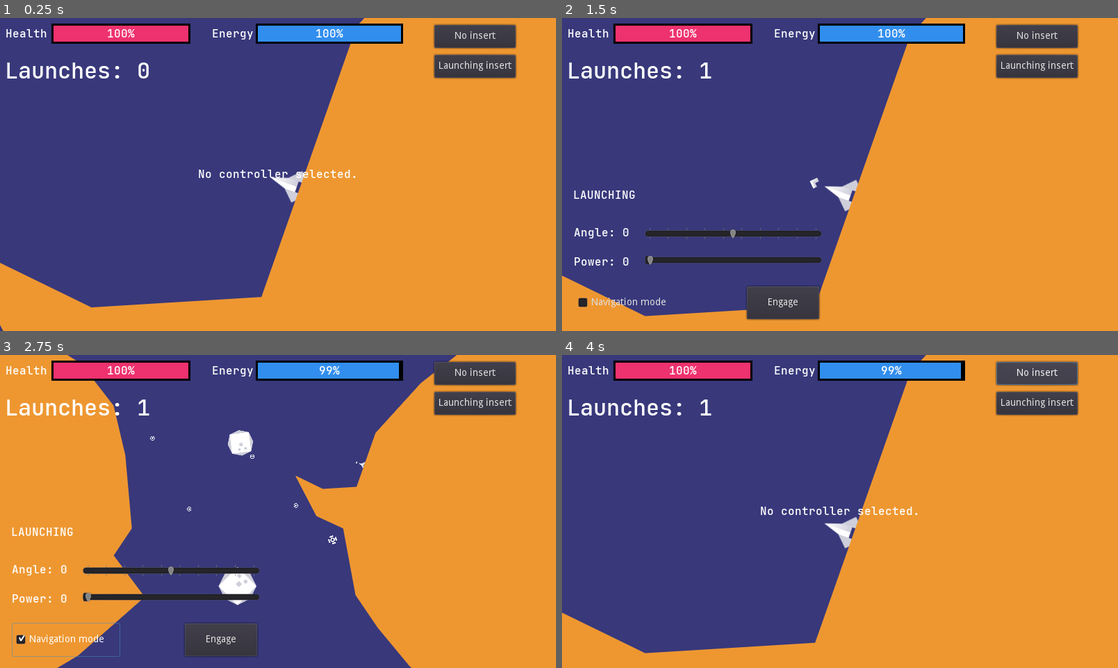
Above: before the commit, frames 1-4 (two rows, left to right).
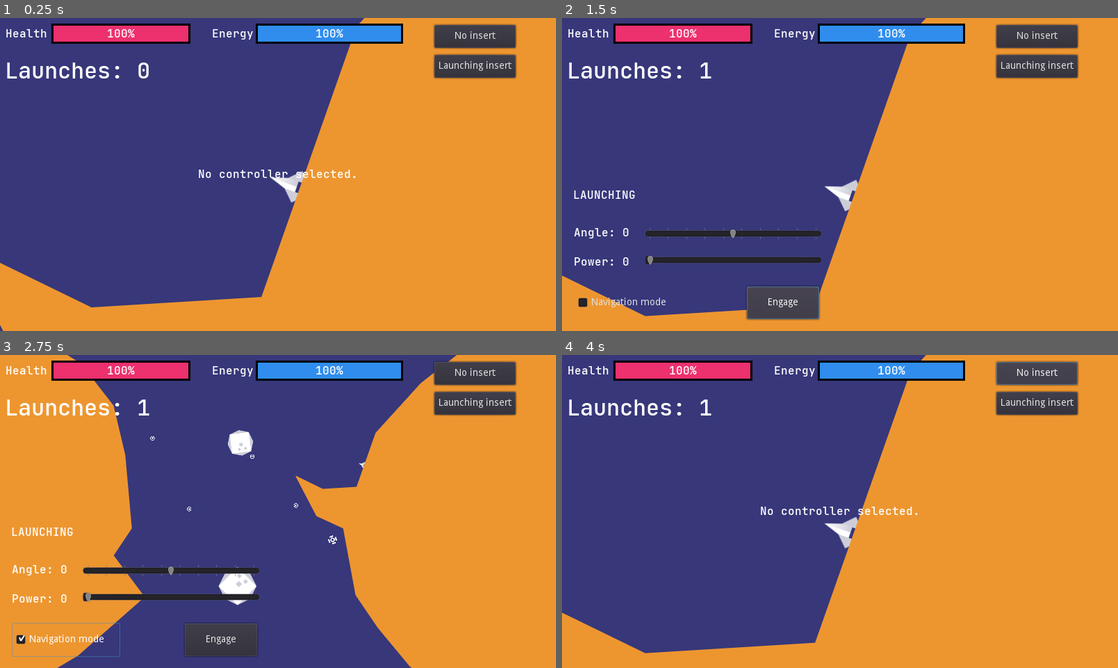
Above: after the commit, the same moments.

Repository: enricllagostera/de-volta
Game: Godot game, scene res://scenes/Game.tscn
The game is run twice, just before and just after one commit, with the same random seed, the same clock (stepped at 60 frames per second) and the same inputs.
Inputs:
- Up to frame 1 (0.25 s): no input
- Up to frame 2 (1.5 s): click "Launching insert" at 0.5 s; click "Engage" at 1.25 s
- Up to frame 3 (2.75 s): click "Navigation mode" at 2 s
- Up to frame 4 (4 s): click "No insert" at 2.75 s; hold Right (ui_right) from 3.53 s (still down); tap 1 (empty_controller) at 3.6 s

The runs differ from the first frame. In frame 2, 0.1% of the frame differs, in the area x 33-47%, y 50-97%; in frame 3, 0.1%; in frame 4, 0.1%.
Error after the commit: Attempt to call function 'update' in base 'null instance' on a null instance. (res://Player.gd:36)

Commit message:
feat: Initial Beholder integration with Goidot via a custom HTML shell
The shell imports Beholder from UNPKG and sets it up on load. Then Godot calls `Beholder.update()` on each frame.

Diff:
--- a/Player.gd
+++ b/Player.gd
@@ -9,7 +9,7 @@
 
 var launch_angle = 0.0
 var launch_power = 0.0;
-
+var js_beholder;
 
 func _ready():
 	$Controllers/Empty.visible = true;
@@ -17,6 +17,8 @@
 	$Starship.controller = $Starship.Controller.EMPTY;
 	_change_launch_angle(0);
 	_change_launch_power(0);
+	js_beholder = JavaScript.get_interface("Beholder");
+
 
 
 func _input(_event):
@@ -31,6 +33,7 @@
 
 
 func _process(delta):
+	js_beholder.update();
 	if $Starship.controller == $Starship.Controller.LAUNCHING and $Starship.is_grounded:
 		$Controllers/Launching.visible = true;
 		$Starship/LaunchAim.visible = true;
--- a/project.godot
+++ b/project.godot
@@ -56,7 +56,6 @@
 
 [rendering]
 
-quality/driver/driver_name="GLES2"
 vram_compression/import_etc=true
 vram_compression/import_etc2=false
 environment/default_clear_color=Color( 0.219608, 0.219608, 0.482353, 1 )
Not shown, added: base_shell.html
Not shown, added: custom_shell.html
